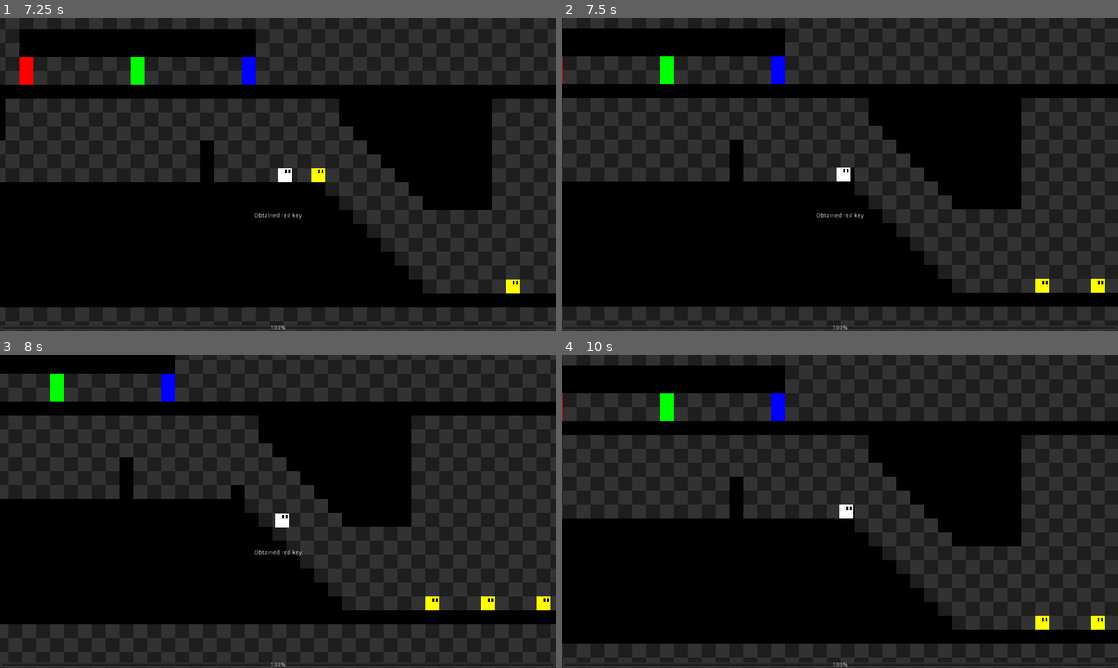
Above: before the commit, frames 1-4 (two rows, left to right).
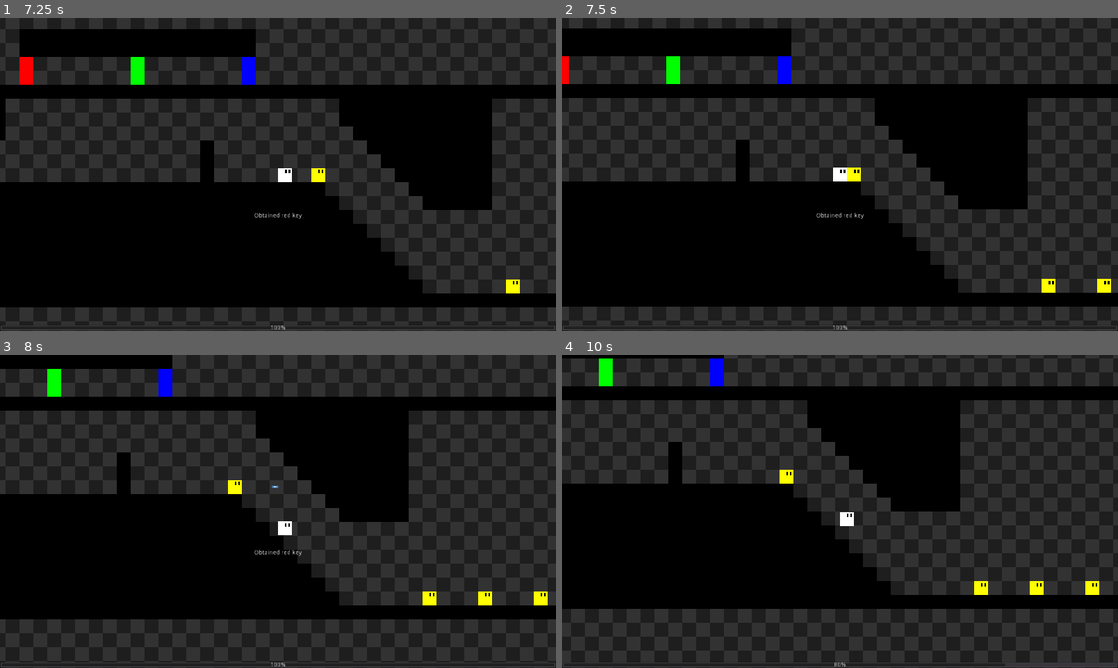
Above: after the commit, the same moments.

Repository: POtOSoftware/Project-Poop-Shit
Game: Godot game, scene res://Levels/dev.tscn
Same seed, same stepped clock (60 frames per second), same inputs: the game is played once before the commit and once after it. The engine's default icon, where the game draws it, is replaced by a stand-in: a white triangle on a blue panel in a dark square.
Inputs:
- Up to frame 1 (7.25 s): tap Enter at 0.5 s; hold Up (jump) 0.53-1.28 s; hold Right (move_right) 0.53-2.03 s; tap Ctrl (fire) every 1.5 s from 1.35 to 5.85 s; tap Up (jump) at 1.52, 1.55, 1.82, 3.02, 3.05, 3.32, 4.52, 4.55, 4.82, 6.02, 6.05, 6.32 s; hold Up (jump) 2.03-2.78 s; hold Left (move_left) 2.03-4.28 s; hold Up (jump) 3.53-4.28 s; hold Right (move_right) from 4.28 s (still down); hold Up (jump) 5.03-5.78 s; hold Up (jump) from 6.53 s (still down)
- Up to frame 2 (7.5 s): keep holding Right (move_right); release Up (jump) at 7.28 s; tap Ctrl (fire) at 7.35 s
- Up to frame 3 (8 s): keep holding Right (move_right); tap Up (jump) at 7.52, 7.55, 7.82 s
- Up to frame 4 (10 s): release Right (move_right) at 8.03 s; hold Up (jump) 8.03-8.78 s; hold Left (move_left) 8.03-9.53 s; tap Ctrl (fire) at 8.85 s; tap Up (jump) at 9.02, 9.05, 9.32 s; hold Right (move_right) from 9.53 s (still down); hold Up (jump) from 9.53 s (still down)

Frame 1 is identical in both runs. In frame 2, 2.5% of the frame differs, in the area x 0-99%, y 3-88%; in frame 3, 7.8%; in frame 4, 35%, in the area x 0-100%, y 0-100%.

Commit message:
Add health pickups

Diff:
--- a/Levels/dev.tscn
+++ b/Levels/dev.tscn
@@ -6,6 +6,7 @@
 [ext_resource path="res://Enemies/YellowGuy.tscn" type="PackedScene" id=4]
 [ext_resource path="res://Pickups/Key/Key.tscn" type="PackedScene" id=5]
 [ext_resource path="res://Assets/KeyDoor/KeyDoor.tscn" type="PackedScene" id=6]
+[ext_resource path="res://Pickups/Health/Health.tscn" type="PackedScene" id=7]
 
 [sub_resource type="NavigationPolygon" id=1]
 vertices = PoolVector2Array( 16, 16, 0, 16, 0, 0, 16, 0 )
@@ -85,9 +86,6 @@
 
 [node name="Player" parent="." instance=ExtResource( 2 )]
 position = Vector2( 24, 232 )
-current_weapon = "assault_rifle"
-max_jump_height = 75
-max_acceleration = 1750
 
 [node name="RedKey" parent="." instance=ExtResource( 5 )]
 modulate = Color( 1, 0, 0, 1 )
@@ -121,3 +119,10 @@
 modulate = Color( 0, 0, 1, 1 )
 position = Vector2( 280, 112 )
 door_type = "blue"
+
+[node name="Health" parent="." instance=ExtResource( 7 )]
+position = Vector2( 1192, 360 )
+
+[node name="Health2" parent="." instance=ExtResource( 7 )]
+position = Vector2( 1240, 360 )
+add_health = 100
--- /dev/null
+++ b/Pickups/Health/Health.gd
@@ -0,0 +1,9 @@
+extends Area2D
+
+export var add_health : int = 10
+
+func _on_Health_body_entered(body):
+	if body == Global.player:
+		Global.player.health += add_health
+		Global.player.display_message("+" + str(add_health) + " HP")
+		queue_free()
--- /dev/null
+++ b/Pickups/Health/Health.tscn
@@ -0,0 +1,20 @@
+[gd_scene load_steps=4 format=2]
+
+[ext_resource path="res://icon.png" type="Texture" id=1]
+[ext_resource path="res://Pickups/Health/Health.gd" type="Script" id=2]
+
+[sub_resource type="RectangleShape2D" id=1]
+extents = Vector2( 8, 8 )
+
+[node name="Health" type="Area2D"]
+modulate = Color( 1, 0, 0, 1 )
+script = ExtResource( 2 )
+
+[node name="Sprite" type="Sprite" parent="."]
+scale = Vector2( 0.25, 0.25 )
+texture = ExtResource( 1 )
+
+[node name="CollisionShape2D" type="CollisionShape2D" parent="."]
+shape = SubResource( 1 )
+
+[connection signal="body_entered" from="." to="." method="_on_Health_body_entered"]
--- a/Player/Player.gd
+++ b/Player/Player.gd
@@ -10,7 +10,7 @@
 var can_die : bool = true
 
 # The max jump height in pixels (holding jump)
-export var max_jump_height = 150 setget set_max_jump_height
+export var max_jump_height = 75 setget set_max_jump_height
 # The minimum jump height (tapping jump)
 export var min_jump_height = 40 setget set_min_jump_height
 # The height of your jump in the air
@@ -21,7 +21,7 @@
 export var falling_gravity_multiplier = 1.5
 # Set to 2 for double jump
 export var max_jump_amount = 1
-export var max_acceleration = 4000
+export var max_acceleration = 1750
 export var friction = 8
 export var can_hold_jump : bool = false
 # You can still jump this many seconds after falling off a ledge
@@ -58,6 +58,7 @@
 onready var gun = $Gun
 onready var health_bar = $UILayer/UI/HealthBar
 onready var message_label = $UILayer/UI/MessageLabel
+onready var message_timer = $MessageTimer
 onready var animation = $AnimationPlayer
 
 # key variables (not pretty but im too lazy to have a proper key pickup system)
@@ -171,8 +172,9 @@
 func display_message(message : String):
 	message_label.text = message # Set message text to string specified in argument
 	animation.play("show_message") # I like this kinda text reveal animation
-	yield(get_tree().create_timer(5), "timeout") # Wait 5 seconds before clearing message
-	message_label.text = "" # Clear message
+	message_timer.start()
+	#yield(get_tree().create_timer(5), "timeout") # Wait 5 seconds before clearing message
+	#message_label.text = "" # Clear message
 
 
 func calculate_gravity(p_max_jump_height, p_jump_duration):
@@ -253,7 +255,15 @@
 	release_gravity_multiplier = calculate_release_gravity_multiplier(
 		jump_velocity, min_jump_height, default_gravity)
 
-
 func set_double_jump_height(value):
 	double_jump_height = value
 	double_jump_velocity = calculate_jump_velocity2(double_jump_height, default_gravity)
+
+func add_player_health(add_health):
+	health += add_health
+	if health > 100:
+		health = 100
+
+func _on_MessageTimer_timeout():
+	#animation.play_backwards("show_message")
+	message_label.text = "" # Clear message
--- a/Player/Player.tscn
+++ b/Player/Player.tscn
@@ -190,9 +190,13 @@
 valign = 1
 percent_visible = 0.0
 
+[node name="MessageTimer" type="Timer" parent="."]
+wait_time = 5.0
+
 [connection signal="pressed" from="dbg_DebugLayer/dbg_DebugMenu/dbg_Buttons/dbg_ReloadScene" to="dbg_DebugLayer/dbg_DebugMenu" method="_on_dbg_ReloadScene_pressed"]
 [connection signal="pressed" from="dbg_DebugLayer/dbg_DebugMenu/dbg_Buttons/dbg_KillAll" to="dbg_DebugLayer/dbg_DebugMenu" method="_on_dbg_KillAll_pressed"]
 [connection signal="toggled" from="dbg_DebugLayer/dbg_DebugMenu/dbg_Buttons/dbg_DisableAI" to="dbg_DebugLayer/dbg_DebugMenu" method="_on_dbg_DisableAI_toggled"]
 [connection signal="toggled" from="dbg_DebugLayer/dbg_DebugMenu/dbg_Buttons/dbg_GodMode" to="dbg_DebugLayer/dbg_DebugMenu" method="_on_dbg_GodMode_toggled"]
 [connection signal="value_changed" from="dbg_DebugLayer/dbg_DebugMenu/dbg_Sliders/dbg_TimescaleLabel/dbg_TimescaleSlider" to="dbg_DebugLayer/dbg_DebugMenu" method="_on_dbg_TimescaleSlider_value_changed"]
 [connection signal="value_changed" from="dbg_DebugLayer/dbg_DebugMenu/dbg_Sliders/dbg_CameraZoomLabel/dbg_CameraZoom" to="dbg_DebugLayer/dbg_DebugMenu" method="_on_dbg_CameraZoom_value_changed"]
+[connection signal="timeout" from="MessageTimer" to="." method="_on_MessageTimer_timeout"]
Not shown: 1 places in Levels/dev.tscn that only renumber resources
